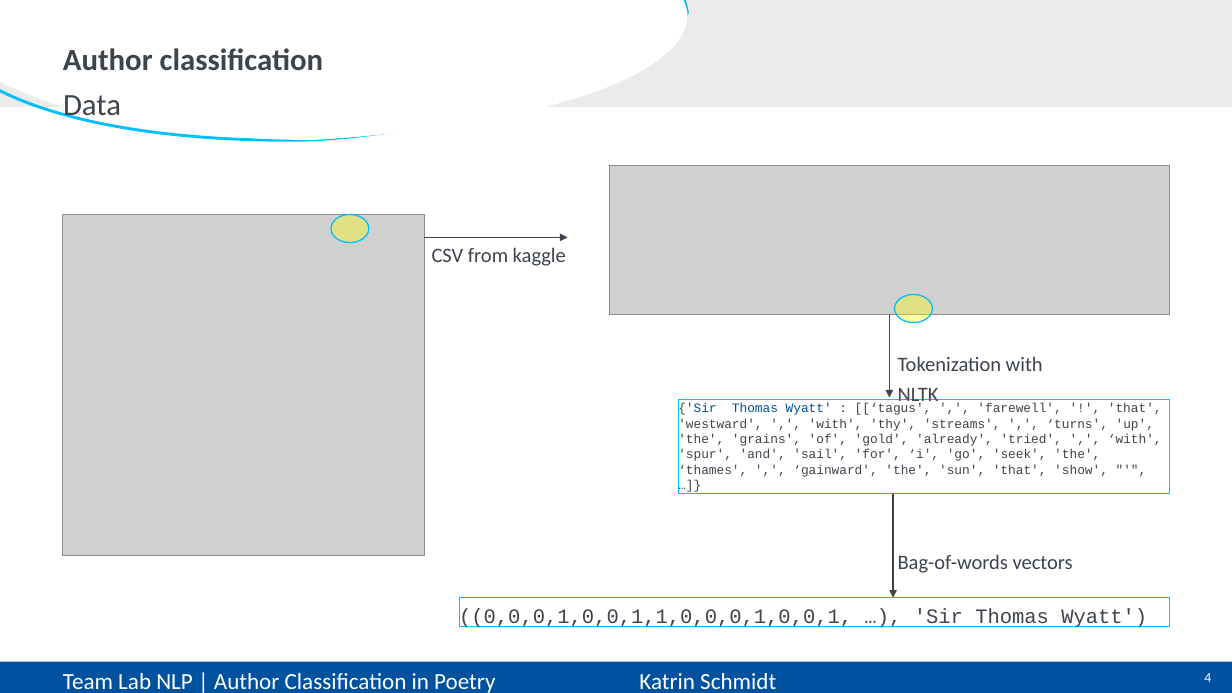
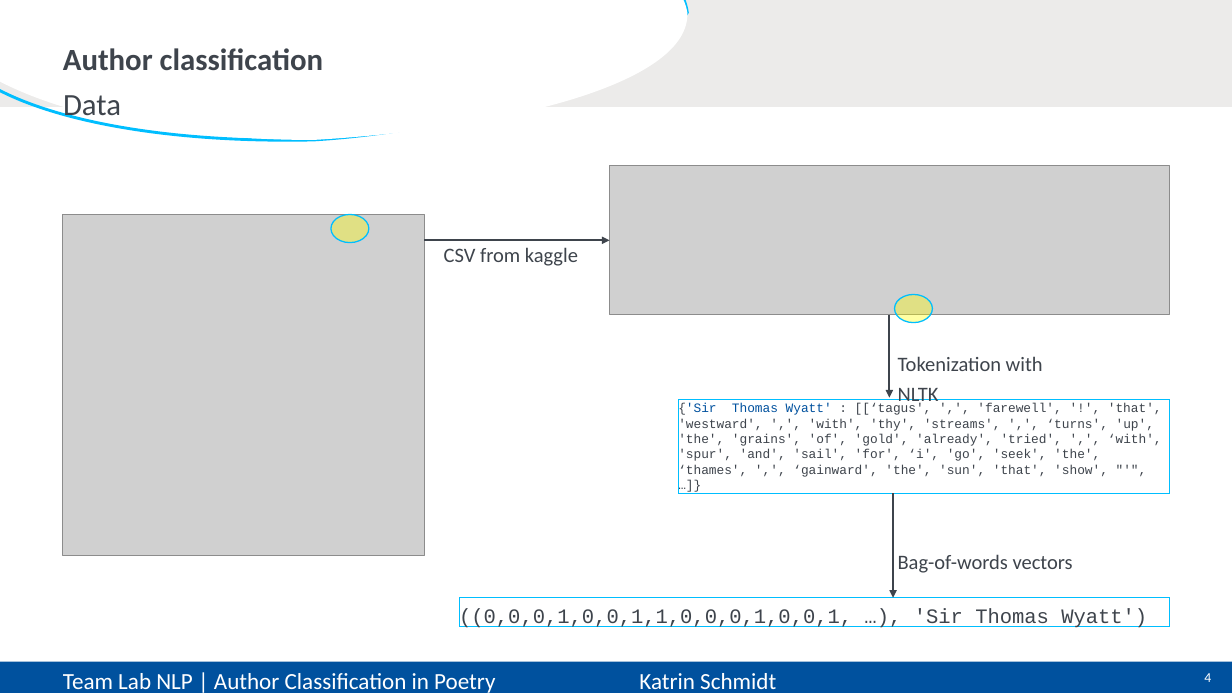
Before and after one commit to CarlottaQuensel/Author_Classification-Team_Lab, a slide deck: slide 4 of reports/TeamLab-presentation.pptx. Drawn at 1232x693 pixels with LibreOffice and Linux fonts; fonts in the diff are those of the drawing; grey boxes stand for pictures. Boxes give left, top, right and bottom in pixels: in the first picture for what was removed or moved away, otherwise in the second. Text is boxed around its words. In the diff, an @@ line names an element or a change of style, - is before the commit and + after.

```diff
--- a/reports/TeamLab-presentation.pptx
+++ b/reports/TeamLab-presentation.pptx
@@ text "CSV from kaggle": place and size @@
-text "CSV from kaggle" at <box>432,247,566,266</box>
+text "CSV from kaggle" at <box>444,247,578,266</box>
@@ arrow moved from (424, 238) - (567, 238) to (424, 240) - (610, 240) @@
@@ arrow (424, 240) - (610, 240): stroke #3E444C 1 pt to #3E444C 1.5 pt @@
```
Also in this commit, not shown: 5 other slides changed, 1 slide added, 5 slides removed.
